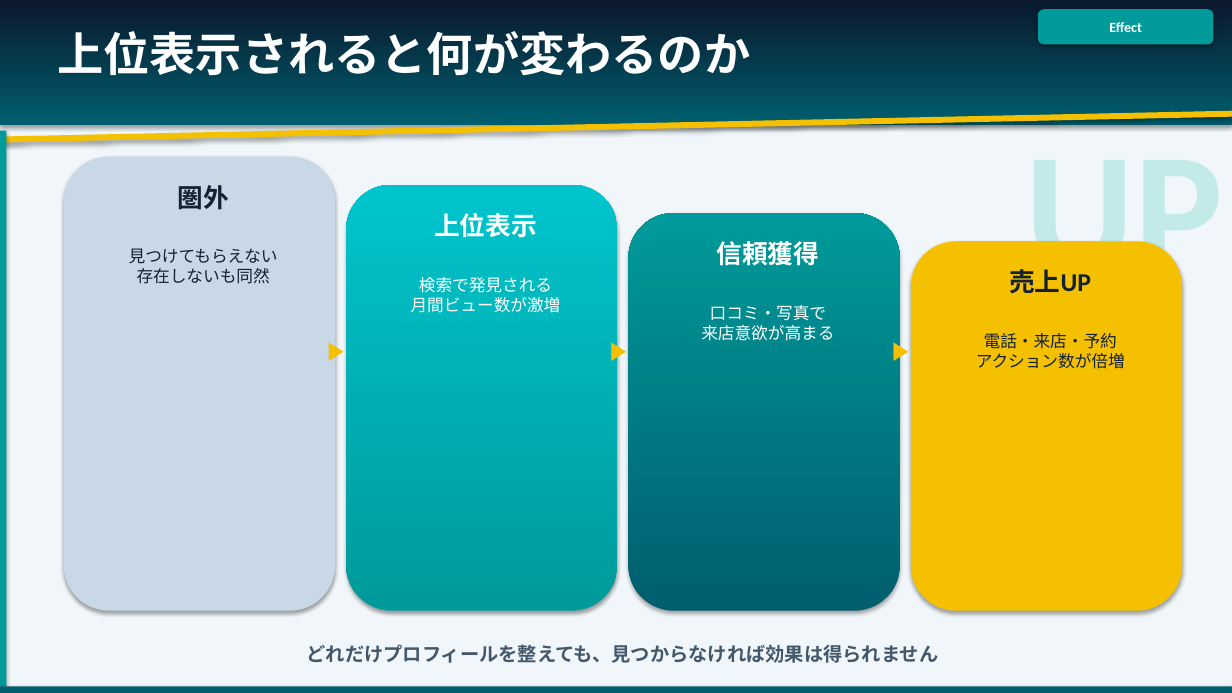
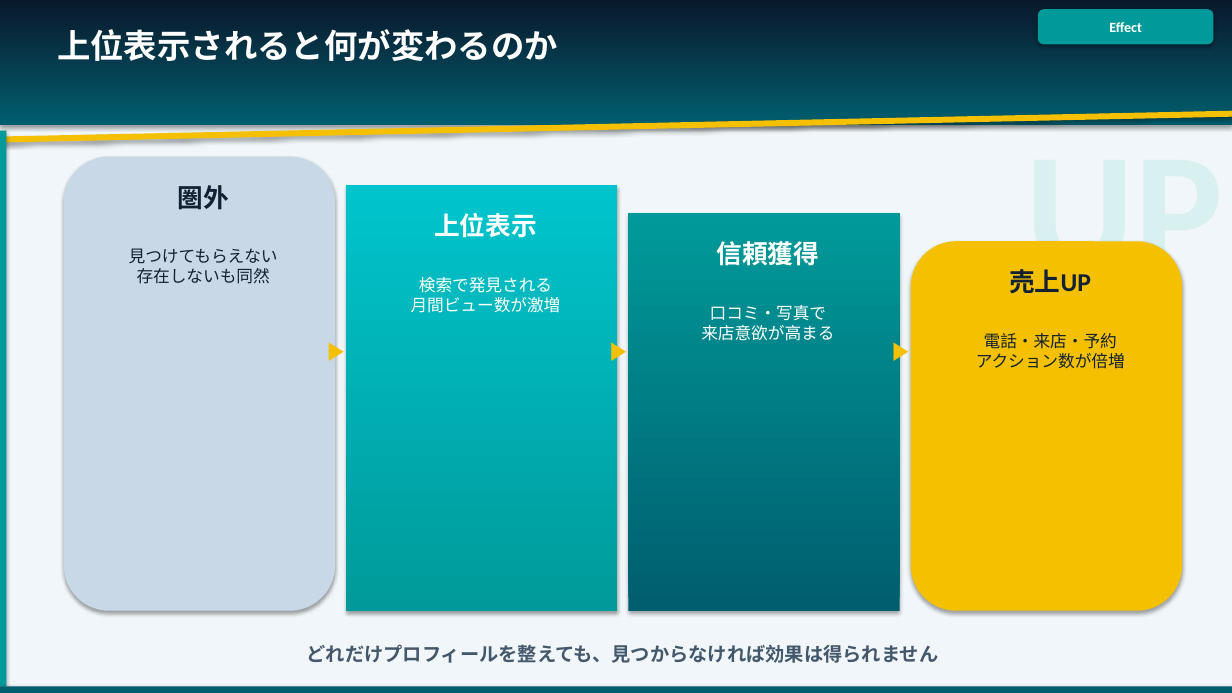
Before and after one commit to shiraishi0101work/unpaid-check, a slide deck: slide 8 of 08【MEO対策エンド資料デザイン化】/MEO対策エンド資料_v5.pptx. Drawn at 1232x693 pixels with LibreOffice and Linux fonts; fonts in the diff are those of the drawing. Boxes give left, top, right and bottom in pixels: in the first picture for what was removed or moved away, otherwise in the second. Text is boxed around its words. In the diff, an @@ line names an element or a change of style, - is before the commit and + after.

```diff
--- a/08【MEO対策エンド資料デザイン化】/MEO対策エンド資料_v5.pptx
+++ b/08【MEO対策エンド資料デザイン化】/MEO対策エンド資料_v5.pptx
@@ text "上位表示されると何が変わるのか" at [57, 29, 558, 61]: size 36 to 26 pt @@
@@ text "UP" at [1025, 241, 1223, 308]: text colour #C2EAE8 to #D8F0EF @@
@@ rectangle at [347, 185, 618, 611]: rounded rectangle to rectangle @@
@@ rectangle at [628, 213, 900, 611]: rounded rectangle to rectangle @@
```
Also in this commit, not shown: 22 other slides changed, 21 other files.
